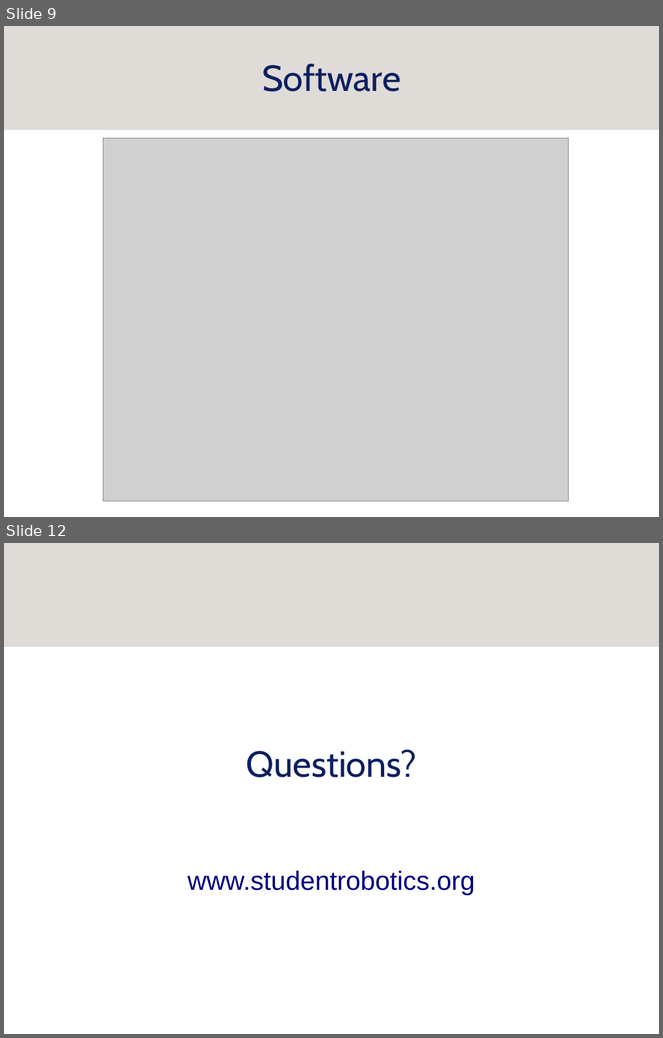
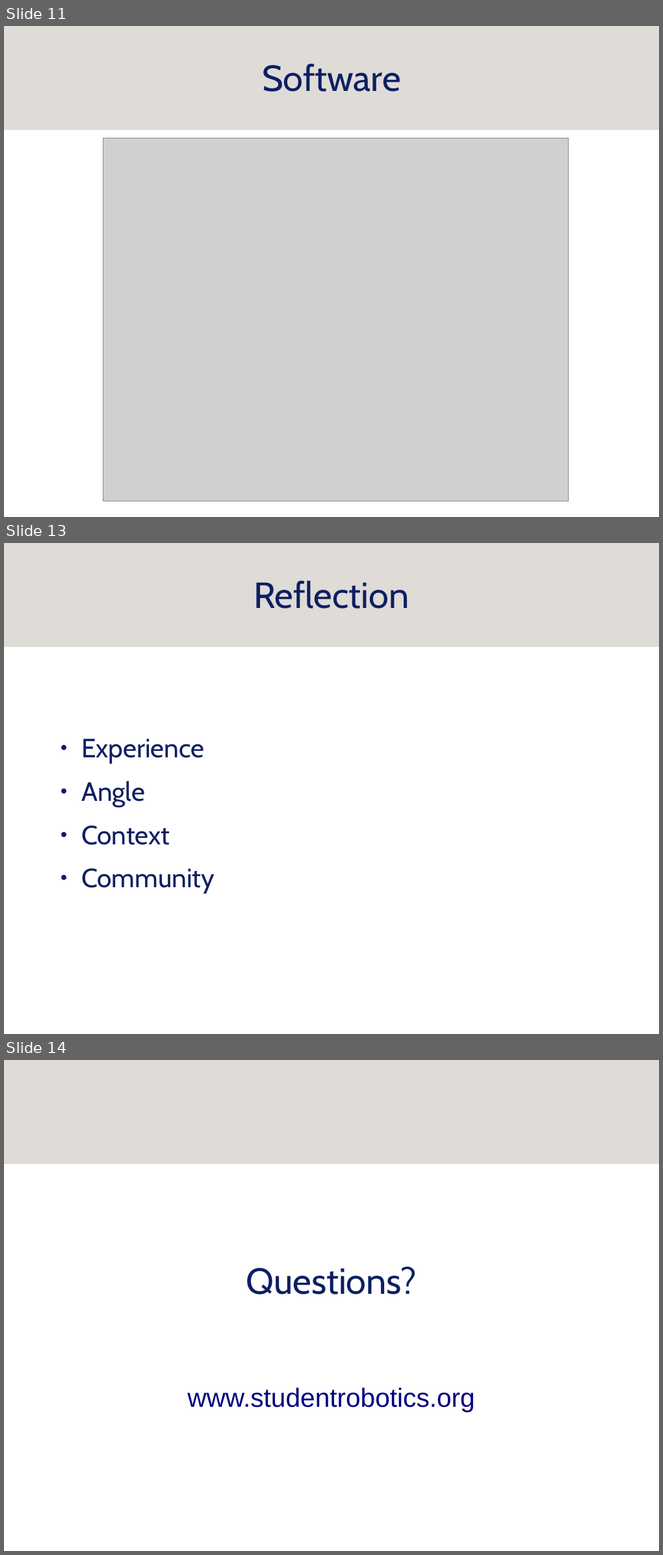
Before and after one commit to srobo/subversion-archive, a slide deck: presentations/robo-into-schools/robo-into-schools.odp. Shown one above the other, each under a label of ours: slides 9 and 12 before the commit, slides 11, 13 and 14 after it; the slides between them are not shown. The pictures are 663x1038 and 663x1555 pixels, drawn with LibreOffice and Linux fonts; fonts in the diff are those of the drawing; grey boxes stand for pictures; background and template pictures are left out. Boxes give left, top, right and bottom in pixels: in the first picture for what was removed or moved away, otherwise in the second. Text is boxed around its words. In the diff, an @@ line names an element or a change of style, - is before the commit and + after.

Commit message:
robo-into-schools: Add a couple of slides.
"Reflection" slide and "what we are".  Also move funding slide forward.

```diff
--- a/presentations/robo-into-schools/robo-into-schools.odp
+++ b/presentations/robo-into-schools/robo-into-schools.odp
@@ slide 13 added at (4, 543, 659, 1034), background #FFFFFF; not listed: 1 template element that a slide beside it also shows @@
@@ title added at (254, 581, 409, 609), 44 pt, text #0D1F61 @@
+Reflection
@@ text added at (81, 739, 215, 894), 32 pt, text #0D1F61 @@
+● Experience
+● Angle
+● Context
+● Community
@@ what was slide 9 is now slide 11 @@
@@ what was slide 12 is now slide 14 @@
```
Also in this commit, not shown: 1 other slide added.
